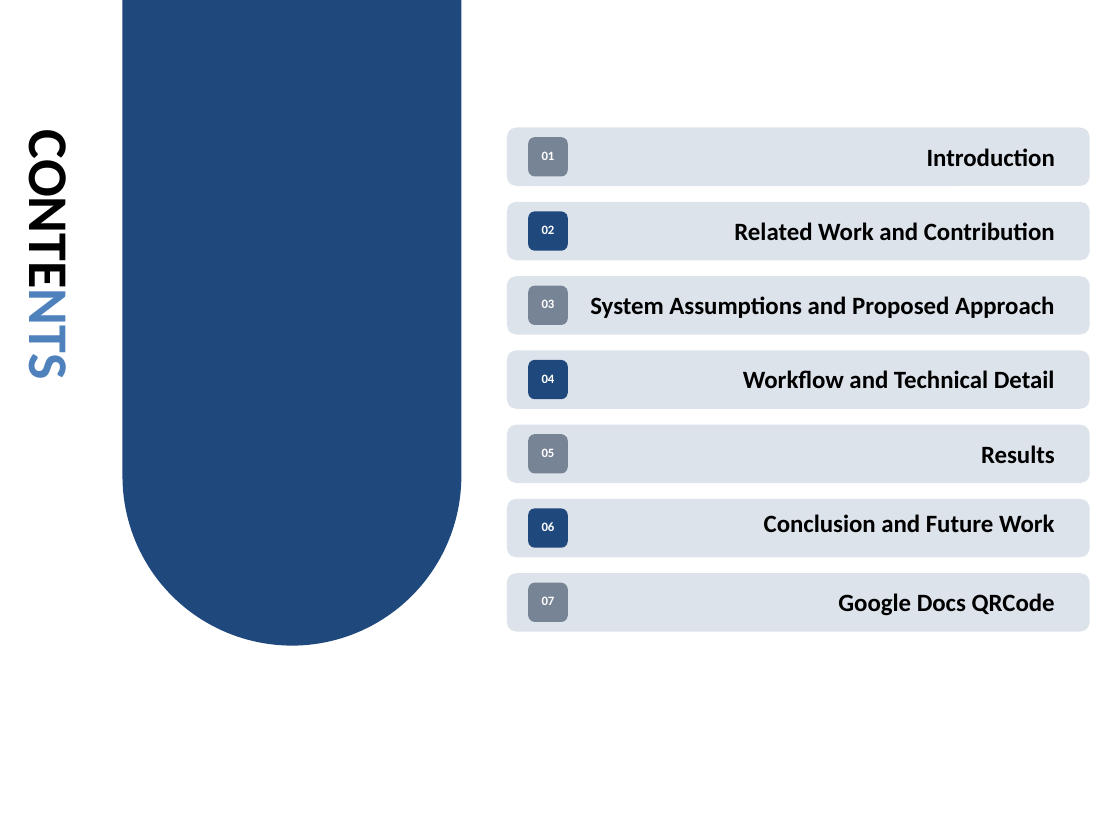
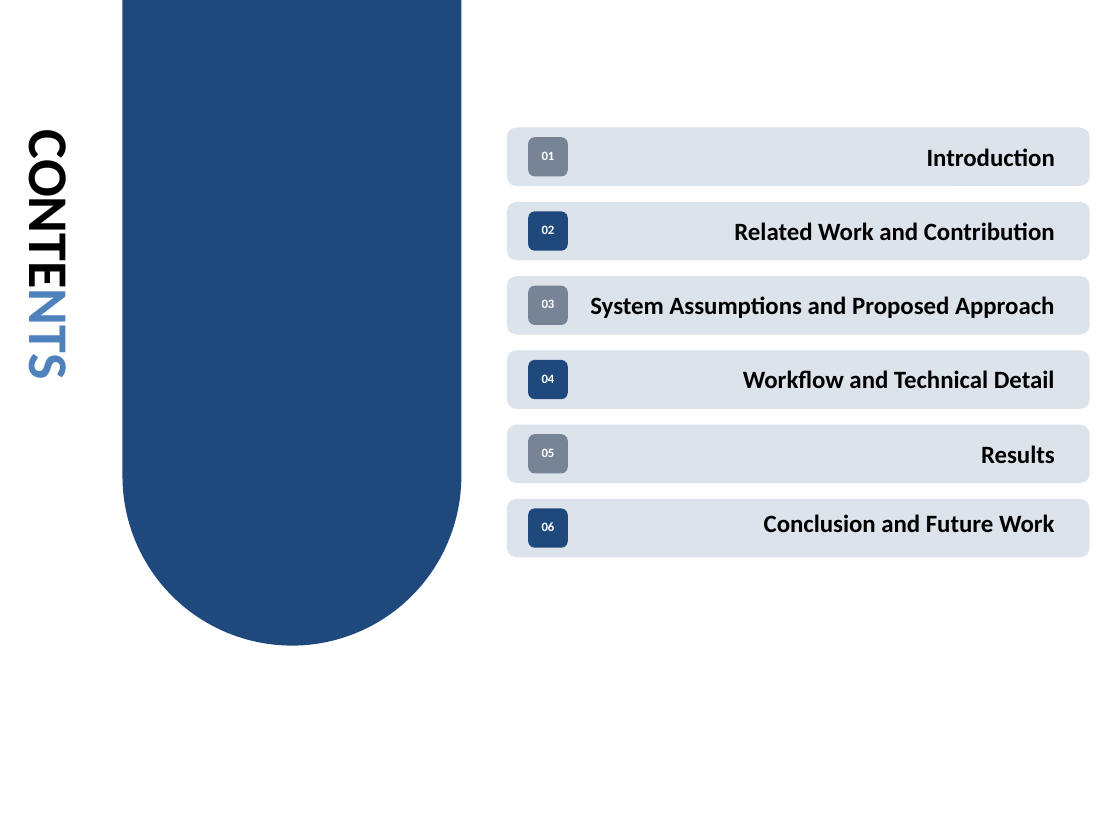
Before and after one commit to YMa10-ACS/Edge-IDS-Framework, a slide deck: slide 2 of IoMT_IDS_Presentation.pptx. Drawn at 1120x840 pixels with LibreOffice and Linux fonts; fonts in the diff are those of the drawing. Boxes give left, top, right and bottom in pixels: in the first picture for what was removed or moved away, otherwise in the second. Text is boxed around its words. In the diff, an @@ line names an element or a change of style, - is before the commit and + after.

```diff
--- a/IoMT_IDS_Presentation.pptx
+++ b/IoMT_IDS_Presentation.pptx
@@ rectangle added at [484, 567, 1120, 694], fill #FFFFFF @@
@@ rounded rectangle removed at [507, 573, 1090, 632] @@
@@ rounded rectangle removed at [529, 582, 568, 622] @@
-07
@@ text removed at [838, 593, 1055, 616] @@
-Google Docs QRCode
```
Also in this commit, not shown: 1 other slide changed, 1 other file.
